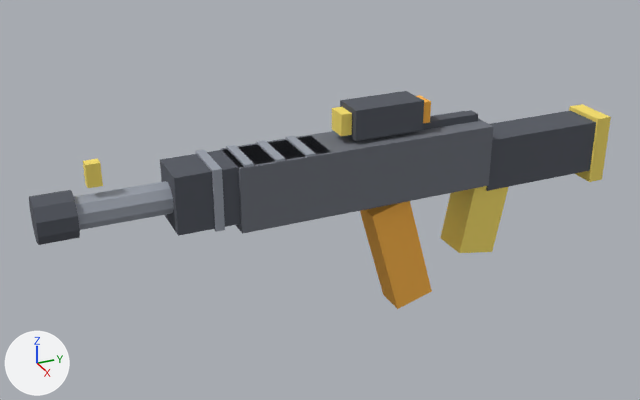
A saved change to the glTF model packages/client/public/models/weapons/weapon_ar.glb.
Before and after are seen from a 50 mm camera at (3.36, -2.27, 1.66) aimed at (-0.08, -0.72, -0.06). Lighting does not change. The marker at lower left points along +X, +Y and +Z. The older version comes first. Vertices at exactly the same position are counted once.

The first picture shows 'weapon_ar'.
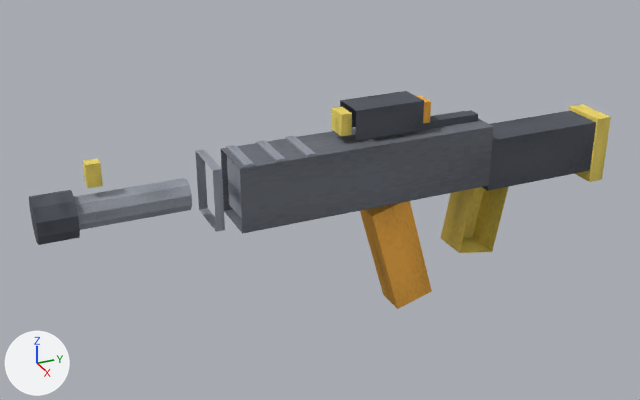
What the commit changed:
me_weapon_ar is used by ob_weapon_ar; location (0.0, 0.0, 0.0).
me_weapon_ar had 160 vertices, 252 faces and spanned x -0.12..0.12, y -2.0..0.79, z -0.66..0.41.
me_weapon_ar now has 152 vertices, 178 faces and spans x -0.12..0.12, y -2.0..0.79, z -0.66..0.41.
me_weapon_ar part 1: the loose piece of 8 vertices spanning x -0.11..0.11, y -1.45..-0.75, z -0.01..0.25 is deleted.
Part 2, on me_weapon_ar:
38 faces are deleted.
Part 3, on me_weapon_ar:
24 faces are deleted.

Changed parts and their boxes [x1, y1, x2, y2] in the pictures (640 x 400 px):
part 1 of me_weapon_ar, deleted
    before: [160, 136, 329, 236]
part 2 of me_weapon_ar, deleted
    before: [195, 151, 242, 232]
part 3 of me_weapon_ar, deleted
    before: [340, 100, 508, 253]
